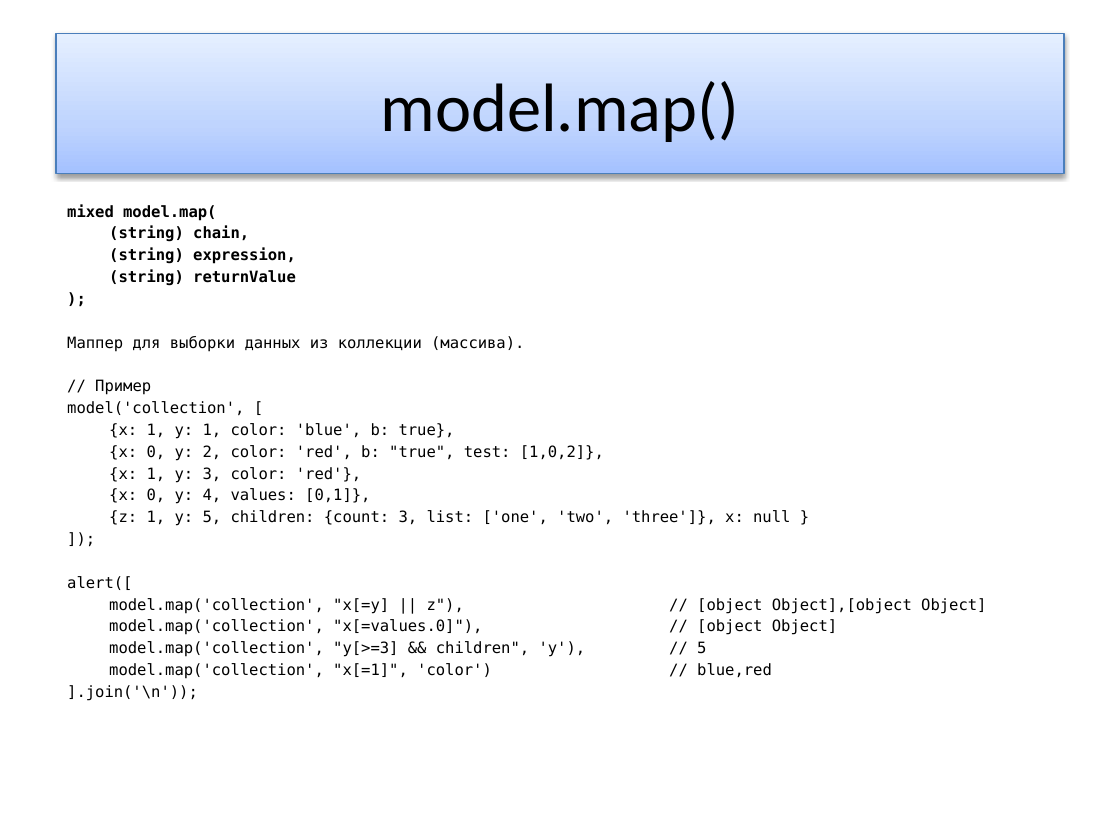
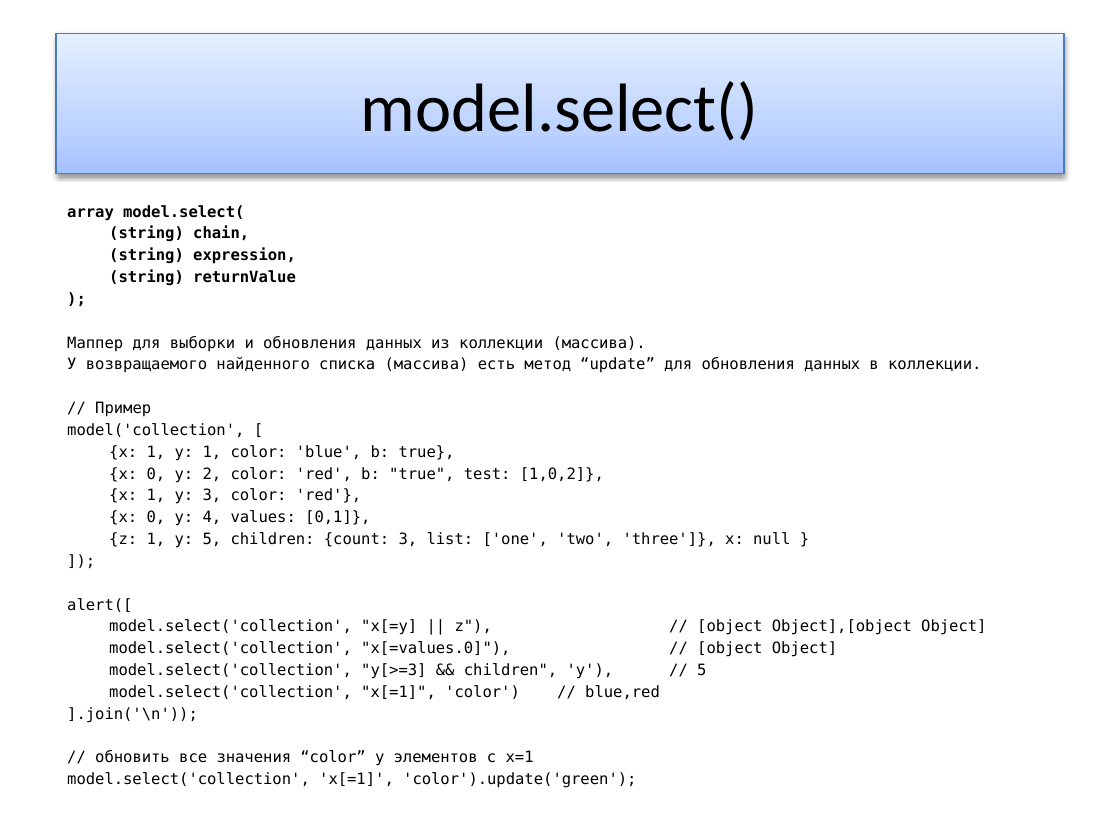
Before and after one commit to MechanisM/follow.js, a slide deck: slide 15 of follow.pptx. Drawn at 1120x840 pixels with LibreOffice and Linux fonts; fonts in the diff are those of the drawing. Boxes give left, top, right and bottom in pixels: in the first picture for what was removed or moved away, otherwise in the second. Text is boxed around its words. In the diff, an @@ line names an element or a change of style, - is before the commit and + after.

```diff
--- a/follow.pptx
+++ b/follow.pptx
@@ title at <box>361,81,758,141</box>: text changed @@
-model.map()
+model.select()
@@ text at <box>67,205,244,221</box>: text changed @@
-mixed model.map(
+array model.select(
@@ text at <box>67,336,981,373</box>: text changed @@
-Маппер для выборки данных из коллекции (массива).
+Маппер для выборки и обновления данных из коллекции (массива).
+У возвращаемого найденного списка (массива) есть метод “update” для обновления данных в коллекции.
@@ text at <box>109,619,986,699</box>: text changed @@
-model.map('collection', "x[=y] || z"), // [object Object],[object Object]
-model.map('collection', "x[=values.0]"), // [object Object]
-model.map('collection', "y[>=3] && children", 'y'), // 5
-model.map('collection', "x[=1]", 'color') // blue,red
+model.select('collection', "x[=y] || z"), // [object Object],[object Object]
+model.select('collection', "x[=values.0]"), // [object Object]
+model.select('collection', "y[>=3] && children", 'y'), // 5
+model.select('collection', "x[=1]", 'color') // blue,red
@@ text at <box>67,750,636,788</box>: paragraphs added @@
+// обновить все значения “color” у элементов с x=1
+model.select('collection', 'x[=1]', 'color').update('green');
```
Also in this commit, not shown: 3 other files.
